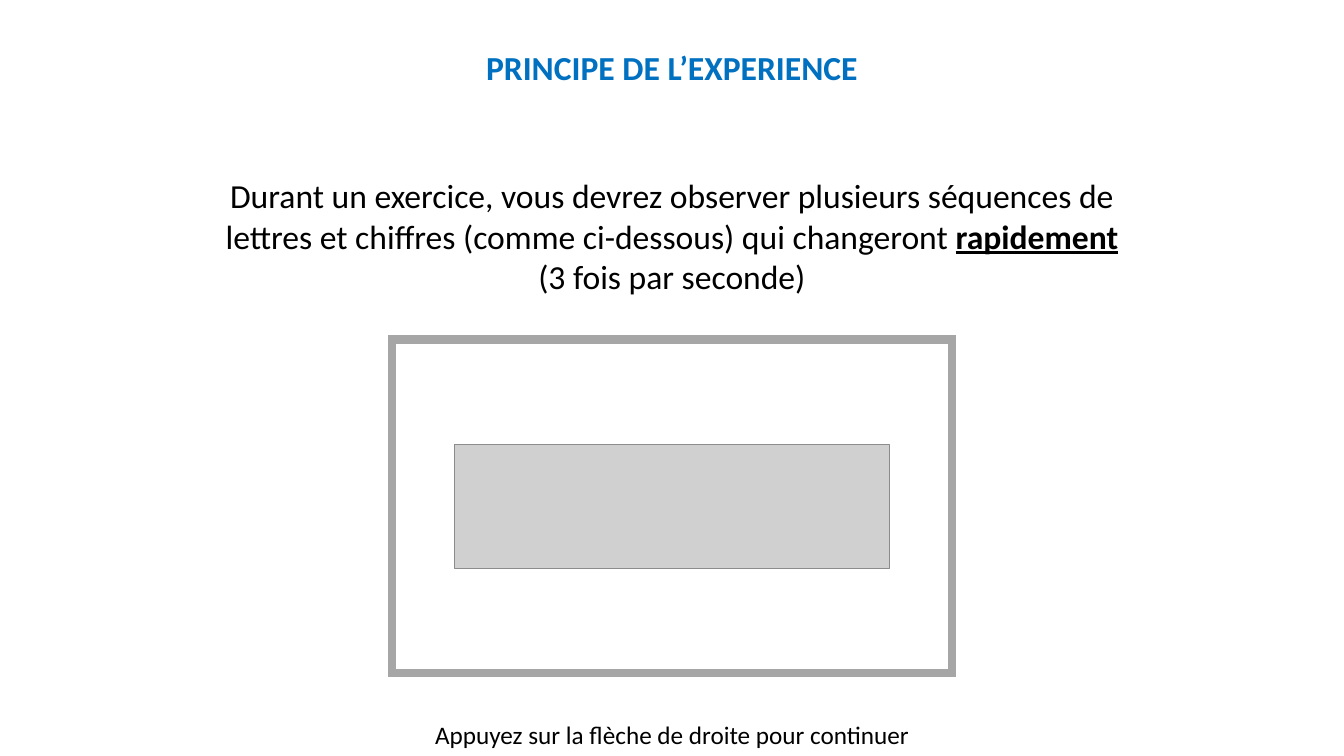
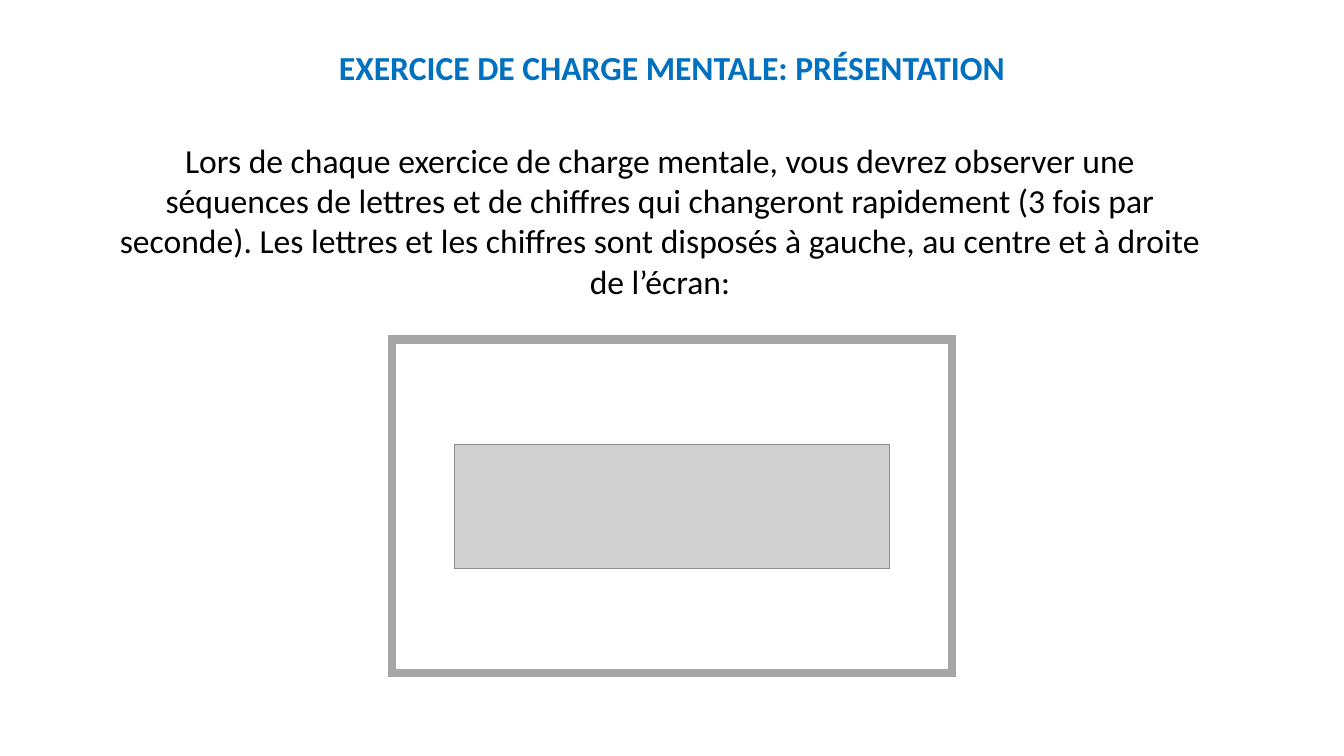
Before and after one commit to MBB-team/Online_Testing, a slide deck: slide 3 of src/EngMain/Stimuli/Instructions.pptx (slide 6 before the commit). Drawn at 1344x756 pixels with LibreOffice and Linux fonts; fonts in the diff are those of the drawing; grey boxes stand for pictures. Boxes give left, top, right and bottom in pixels: in the first picture for what was removed or moved away, otherwise in the second. Text is boxed around its words. In the diff, an @@ line names an element or a change of style, - is before the commit and + after.

```diff
--- a/src/EngMain/Stimuli/Instructions.pptx
+++ b/src/EngMain/Stimuli/Instructions.pptx
@@ text added at bbox=[339, 53, 1004, 81], 24 pt, text #0070C0, bold @@
+EXERCICE DE CHARGE MENTALE: PRÉSENTATION
@@ text removed at bbox=[486, 55, 858, 81] @@
-PRINCIPE DE L’EXPERIENCE
@@ text at bbox=[120, 149, 1200, 295]: text changed @@
-Durant un exercice, vous devrez observer plusieurs séquences de lettres et chiffres (comme ci-dessous) qui changeront rapidement (3 fois par seconde)
+Lors de chaque exercice de charge mentale, vous devrez observer une séquences de lettres et de chiffres qui changeront rapidement (3 fois par seconde). Les lettres et les chiffres sont disposés à gauche, au centre et à droite de l’écran:
@@ text removed at bbox=[435, 726, 909, 748] @@
-Appuyez sur la flèche de droite pour continuer
```
Also in this commit, not shown: 8 other slides changed, 8 slides added, 13 slides removed.
